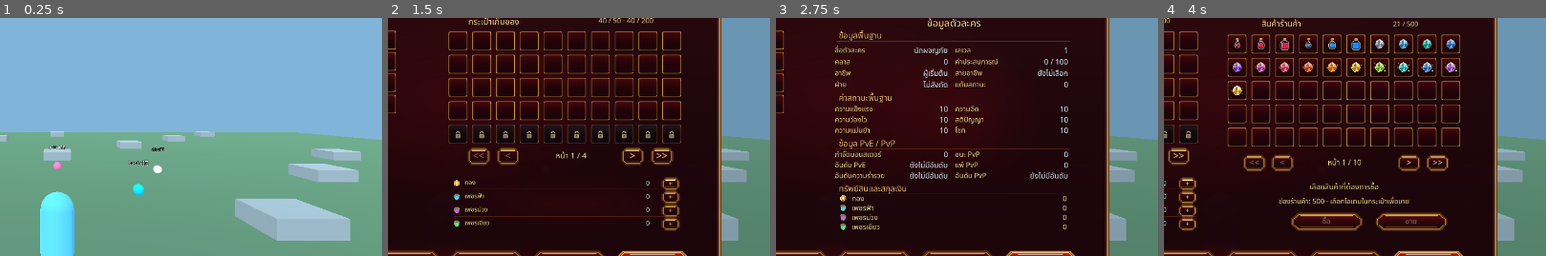
Above: before the commit, frames 1-4 (left to right).
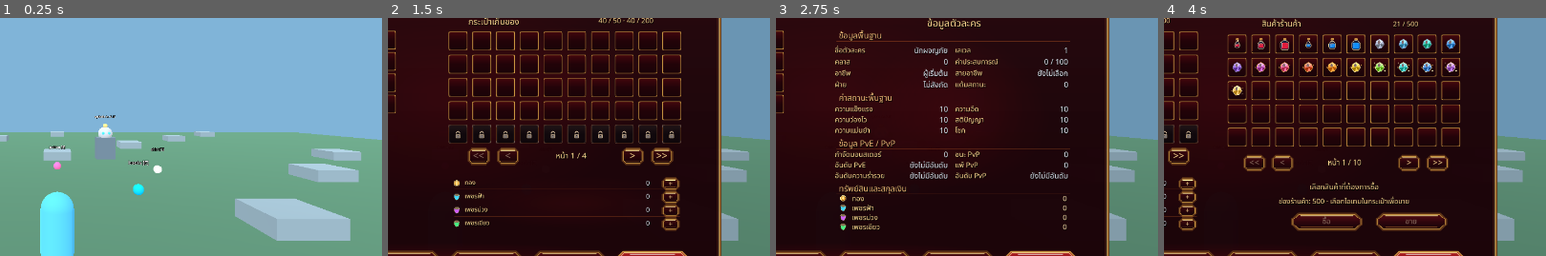
Above: after the commit, the same moments.

Repository: redfullmoon209-debug/Leoonline
Game: Godot game, scene res://scenes/main.tscn
The game is run twice, just before and just after one commit, with the same random seed, the same clock (stepped at 60 frames per second) and the same inputs.
Inputs:
- Up to frame 1 (0.25 s): no input
- Up to frame 2 (1.5 s): click "กระเป๋า" at 0.5 s; click "กระเป๋า" at 1.25 s
- Up to frame 3 (2.75 s): click "ตัวละคร" at 2 s
- Up to frame 4 (4 s): click "สกิล" at 2.75 s; click "ร้านค้า" at 3.5 s
The pictures show only the part of the screen within x 42-92%, y 30-80%; the shares and areas given below are measured in that part.

The runs differ from the first frame. In frame 1, 0.7% of the frame differs, in the area x 24-31%, y 40-60%; in frame 2, less than 0.1%; in frame 3, less than 0.1%; in frame 4, less than 0.1%.

Commit message:
Spawn real selectable training golem and connect tap/click/T lock to dynamic target portrait, HP and MP

Diff:
--- a/scripts/main.gd
+++ b/scripts/main.gd
@@ -18,6 +18,7 @@
 var loot: Array[Area3D] = []
 var trash_dialog: ConfirmationDialog
 var hud_menu: Control
+var training_target: StaticBody3D
 
 func _ready() -> void:
  _register_keys()
@@ -27,6 +28,7 @@
  store.notice.connect(_notice)
  _make_world()
  _make_character()
+ _make_training_target()
  _make_ui()
  var ui911: Node = load("res://scripts/ui911.gd").new()
  add_child(ui911)
@@ -35,7 +37,7 @@
   add_child(load("res://scripts/web_ui_probe.gd").new())
 
 func _register_keys() -> void:
- var keys := {"forward":[KEY_W,KEY_UP],"back":[KEY_S,KEY_DOWN],"left":[KEY_A,KEY_LEFT],"right":[KEY_D,KEY_RIGHT],"jump":[KEY_SPACE],"run":[KEY_SHIFT],"bag":[KEY_B],"pickup":[KEY_E]}
+ var keys := {"forward":[KEY_W,KEY_UP],"back":[KEY_S,KEY_DOWN],"left":[KEY_A,KEY_LEFT],"right":[KEY_D,KEY_RIGHT],"jump":[KEY_SPACE],"run":[KEY_SHIFT],"bag":[KEY_B],"pickup":[KEY_E],"target":[KEY_T]}
  for action in keys:
   InputMap.add_action(action)
   for code in keys[action]:
@@ -128,6 +130,89 @@
  camera.position = Vector3(0,2.0,6.5)
  camera.current = true
  camera_arm.add_child(camera)
+
+func _make_training_target() -> void:
+ # An actual selectable entity so that the HP/MP portrait panel can display
+ # live data rather than a fictional screenshot of a monster.
+ training_target=StaticBody3D.new()
+ training_target.name="TrainingStoneGolem"
+ training_target.position=Vector3(3.0,1.35,-8.0)
+ training_target.set_meta("target_name","อสูรหินฝึก")
+ training_target.set_meta("target_type","Monster")
+ training_target.set_meta("level",12)
+ training_target.set_meta("hp",3240.0)
+ training_target.set_meta("max_hp",3240.0)
+ training_target.set_meta("mp",670.0)
+ training_target.set_meta("max_mp",670.0)
+ training_target.set_meta("target_portrait","res://assets/ui/hud/target_training_golem.svg")
+ add_child(training_target)
+ var hit:=CollisionShape3D.new()
+ hit.name="TargetHitbox"
+ var hitbox:=BoxShape3D.new()
+ hitbox.size=Vector3(1.4,2.45,1.05)
+ hit.shape=hitbox
+ training_target.add_child(hit)
+ var torso:=MeshInstance3D.new()
+ torso.name="GolemStoneArmor"
+ var torso_mesh:=BoxMesh.new()
+ torso_mesh.size=Vector3(1.15,1.35,0.85)
+ torso.mesh=torso_mesh
+ torso.material_override=_mat(Color("#5c7182"))
+ torso.position=Vector3(0.0,-0.1,0.0)
+ training_target.add_child(torso)
+ var head:=MeshInstance3D.new()
+ head.name="GolemHead"
+ var head_mesh:=SphereMesh.new()
+ head_mesh.radius=0.45
+ head_mesh.height=0.82
+ head.mesh=head_mesh
+ head.material_override=_mat(Color("#b2bfc9"))
+ head.position=Vector3(0.0,0.8,0.0)
+ training_target.add_child(head)
+ for x in [-0.18,0.18]:
+  var eye:=MeshInstance3D.new()
+  var orb:=SphereMesh.new()
+  orb.radius=0.09
+  orb.height=0.16
+  eye.mesh=orb
+  eye.material_override=_mat(Color("#41d8f8"))
+  eye.position=Vector3(x,0.85,0.38)
+  training_target.add_child(eye)
+ var crest:=MeshInstance3D.new()
+ var crest_mesh:=SphereMesh.new()
+ crest_mesh.radius=0.15
+ crest_mesh.height=0.24
+ crest.mesh=crest_mesh
+ crest.material_override=_mat(Color("#ead17b"))
+ crest.position=Vector3(0,1.3,0)
+ training_target.add_child(crest)
+ var tag:=Label3D.new()
+ tag.name="TrainingTargetHint"
+ tag.text="อสูรหินฝึก Lv.12 [T]"
+ tag.position.y=1.85
+ tag.font_size=31
+ tag.billboard=BaseMaterial3D.BILLBOARD_ENABLED
+ training_target.add_child(tag)
+
+func _toggle_target_lock() -> void:
+ if not is_instance_valid(hud_menu) or not is_instance_valid(training_target):return
+ if hud_menu.is_gameplay_blocked():return
+ if hud_menu.top_status.current_target==training_target:
+  hud_menu.clear_target()
+ elif character.global_position.distance_to(training_target.global_position)<30.0:
+  hud_menu.set_target(training_target)
+
+func _select_target_at(screen_point: Vector2) -> bool:
+ if not is_instance_valid(hud_menu) or hud_menu.is_gameplay_blocked():return false
+ if not is_instance_valid(training_target):return false
+ if character.global_position.distance_to(training_target.global_position)>=30.0:return false
+ var ray_from:Vector3=camera.project_ray_origin(screen_point)
+ var ray_to:Vector3=ray_from+camera.project_ray_normal(screen_point)*100.0
+ var query:=PhysicsRayQueryParameters3D.create(ray_from,ray_to)
+ var result:Dictionary=get_world_3d().direct_space_state.intersect_ray(query)
+ if result.get("collider",null)!=training_target:return false
+ hud_menu.set_target(training_target)
+ return true
 
 func _style(bg: String,border: String) -> StyleBoxFlat:
  var box := StyleBoxFlat.new()
@@ -257,7 +342,14 @@
  camera_arm.global_position=character.global_position+Vector3(0,0.5,0)
 
 func _unhandled_input(event: InputEvent) -> void:
- if event.is_action_pressed("bag") and not event.is_echo():
+ if event.is_action_pressed("target") and not event.is_echo():
+  _toggle_target_lock()
+  get_viewport().set_input_as_handled()
+ elif event is InputEventScreenTouch and event.pressed:
+  if _select_target_at(event.position):get_viewport().set_input_as_handled()
+ elif event is InputEventMouseButton and event.pressed and event.button_index==MOUSE_BUTTON_LEFT and Input.mouse_mode==Input.MOUSE_MODE_VISIBLE:
+  if _select_target_at(event.position):get_viewport().set_input_as_handled()
+ elif event.is_action_pressed("bag") and not event.is_echo():
   if not is_instance_valid(hud_menu) or not hud_menu.edit_mode: _toggle()
   get_viewport().set_input_as_handled()
  elif event.is_action_pressed("pickup") and not open and not event.is_echo():
